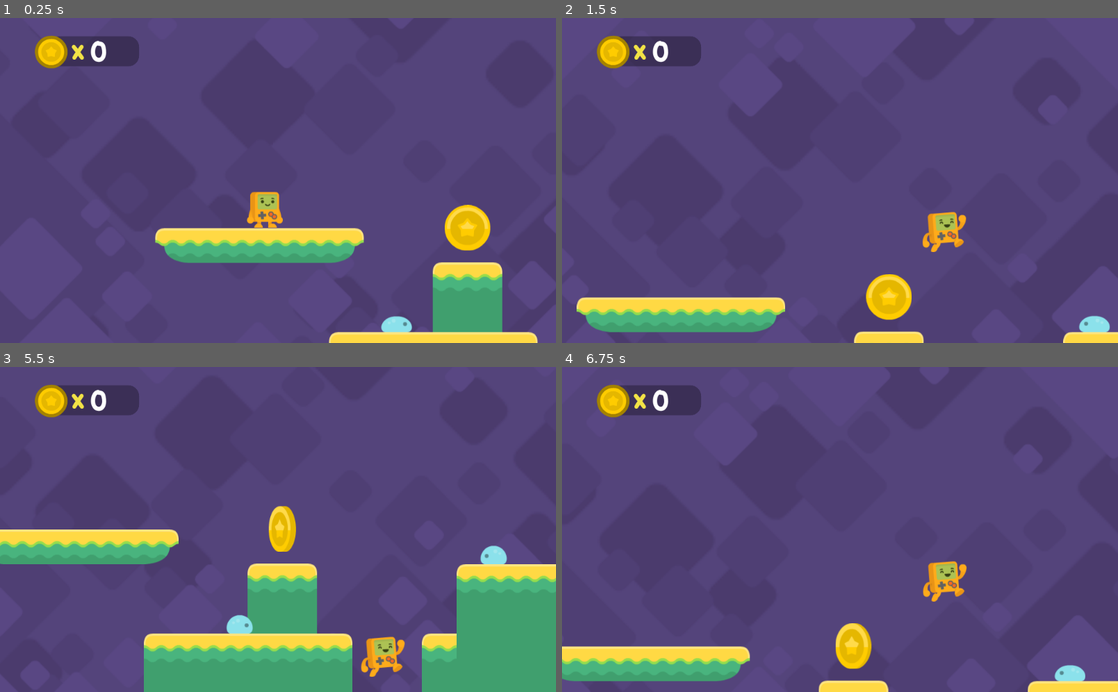
Above: before the commit, frames 1-4 (two rows, left to right).
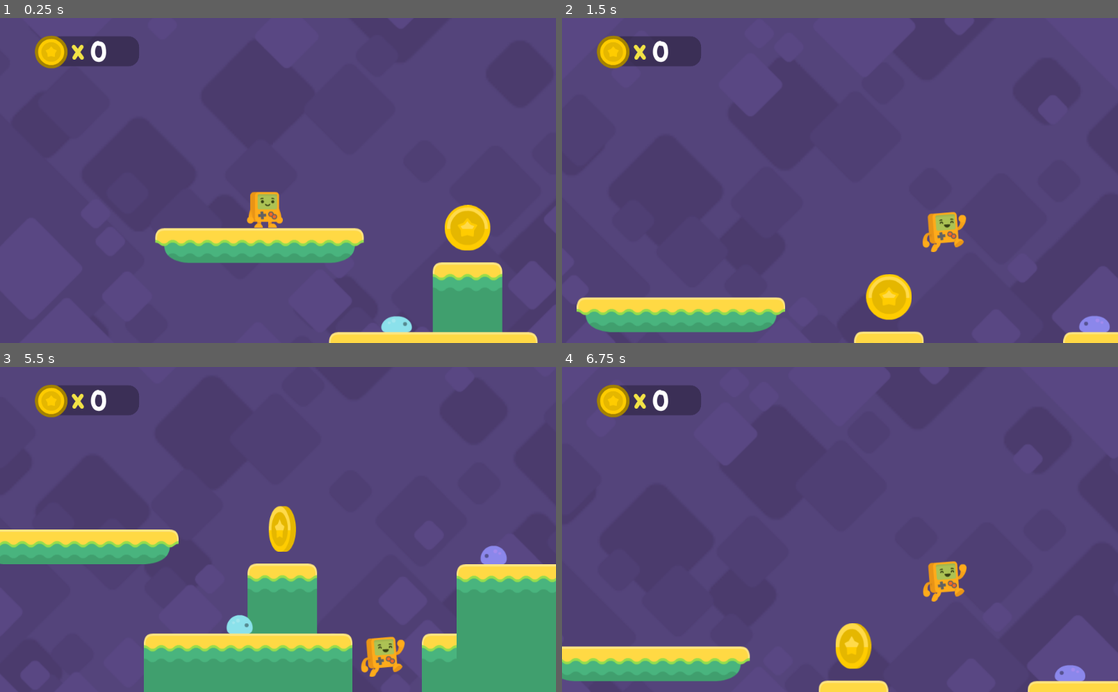
Above: after the commit, the same moments.

Repository: racampita/Platformer-Game-Tutorial
Game: Godot game, scene res://Level1.tscn
Same seed, same stepped clock (60 frames per second), same inputs: the game is played once before the commit and once after it. The project has no main scene, so this scene is started directly.
Inputs:
- Up to frame 1 (0.25 s): no input
- Up to frame 2 (1.5 s): hold D (right) from 0.53 s (still down); tap Space (jump) at 0.77 s
- Up to frame 3 (5.5 s): tap Space (jump) at 1.52, 3.02, 3.77, 4.52 s; release D (right) at 2.03 s; hold A (left) 2.03-4.28 s; hold D (right) from 4.28 s (still down)
- Up to frame 4 (6.75 s): keep holding D (right); tap Space (jump) at 6.02 s

The runs differ from the first frame. In frame 2, 0.2% of the frame differs, in the area x 93-99%, y 91-97%; in frame 3, 0.2%; in frame 4, 0.2%.

Commit message:
Platformer Tutorial Pt11
+ enemy can damage the player

Diff:
--- a/Level1.tscn
+++ b/Level1.tscn
@@ -78,6 +78,115 @@
 [node name="coin6" parent="coins" instance=ExtResource( 6 )]
 position = Vector2( 384, 192 )
 
+[node name="ParallaxBackground" type="ParallaxBackground" parent="."]
+
+[node name="Purple Sky" type="ParallaxLayer" parent="ParallaxBackground"]
+motion_mirroring = Vector2( 1280, 960 )
+
+[node name="Sprite" type="Sprite" parent="ParallaxBackground/Purple Sky"]
+scale = Vector2( 2, 2 )
+texture = ExtResource( 4 )
+centered = false
+
+[node name="back Blocks" type="ParallaxLayer" parent="ParallaxBackground"]
+modulate = Color( 0.843137, 0.831373, 0.831373, 1 )
+position = Vector2( 0, -1000 )
+motion_scale = Vector2( 0.25, 0.25 )
+motion_mirroring = Vector2( 2560, 1920 )
+
+[node name="Sprite" type="Sprite" parent="ParallaxBackground/back Blocks"]
+scale = Vector2( 4, 4 )
+texture = ExtResource( 5 )
+centered = false
+
+[node name="middle Blocks" type="ParallaxLayer" parent="ParallaxBackground"]
+modulate = Color( 0.882353, 0.882353, 0.882353, 1 )
+position = Vector2( 0, -500 )
+motion_scale = Vector2( 0.4, 0.4 )
+motion_mirroring = Vector2( 1600, 1200 )
+
+[node name="Sprite" type="Sprite" parent="ParallaxBackground/middle Blocks"]
+position = Vector2( 0, -12 )
+scale = Vector2( 2.5, 2.5 )
+texture = ExtResource( 5 )
+centered = false
+
+[node name="nearby Blocks" type="ParallaxLayer" parent="ParallaxBackground"]
+motion_scale = Vector2( 0.7, 0.7 )
+motion_mirroring = Vector2( 1120, 840 )
+
+[node name="Sprite" type="Sprite" parent="ParallaxBackground/nearby Blocks"]
+scale = Vector2( 1.75, 1.75 )
+texture = ExtResource( 5 )
+centered = false
+
+[node name="fallzone" type="Area2D" parent="."]
+position = Vector2( 4240.68, 837.846 )
+collision_layer = 4
+__meta__ = {
+"_edit_group_": true
+}
+
+[node name="CollisionShape2D" type="CollisionShape2D" parent="fallzone"]
+shape = SubResource( 2 )
+
+[node name="HUD" type="CanvasLayer" parent="."]
+script = ExtResource( 9 )
+
+[node name="Panel" type="Panel" parent="HUD"]
+margin_left = 89.0
+margin_top = 34.3929
+margin_right = 256.0
+margin_bottom = 89.3929
+custom_styles/panel = SubResource( 3 )
+__meta__ = {
+"_edit_use_anchors_": false
+}
+
+[node name="TextureRect" type="TextureRect" parent="HUD"]
+margin_left = 64.0
+margin_top = 32.0
+margin_right = 125.0
+margin_bottom = 93.0
+texture = ExtResource( 7 )
+__meta__ = {
+"_edit_use_anchors_": false
+}
+
+[node name="x" type="Label" parent="HUD"]
+margin_left = 131.522
+margin_top = 29.6985
+margin_right = 171.522
+margin_bottom = 92.6985
+custom_fonts/font = SubResource( 4 )
+custom_colors/font_color = Color( 0.94902, 0.890196, 0.27451, 1 )
+text = "x"
+__meta__ = {
+"_edit_use_anchors_": false
+}
+
+[node name="Coins" type="Label" parent="HUD"]
+margin_left = 165.463
+margin_top = 32.5269
+margin_right = 233.463
+margin_bottom = 96.5269
+custom_fonts/font = SubResource( 5 )
+text = "##"
+valign = 1
+__meta__ = {
+"_edit_use_anchors_": false
+}
+
+[node name="enemies" type="Node2D" parent="."]
+
+[node name="enemy" parent="enemies" instance=ExtResource( 10 )]
+position = Vector2( 837.345, 237.778 )
+
+[node name="enemy2" parent="enemies" instance=ExtResource( 10 )]
+position = Vector2( 241.149, 366.435 )
+direction = 1
+detects_cliffs = false
+
 [node name="Steve" parent="." instance=ExtResource( 2 )]
 position = Vector2( 10.8987, 71.2296 )
 
@@ -90,115 +199,6 @@
 drag_margin_h_enabled = true
 smoothing_enabled = true
 editor_draw_limits = true
-
-[node name="ParallaxBackground" type="ParallaxBackground" parent="."]
-
-[node name="Purple Sky" type="ParallaxLayer" parent="ParallaxBackground"]
-motion_mirroring = Vector2( 1280, 960 )
-
-[node name="Sprite" type="Sprite" parent="ParallaxBackground/Purple Sky"]
-scale = Vector2( 2, 2 )
-texture = ExtResource( 4 )
-centered = false
-
-[node name="back Blocks" type="ParallaxLayer" parent="ParallaxBackground"]
-modulate = Color( 0.843137, 0.831373, 0.831373, 1 )
-position = Vector2( 0, -1000 )
-motion_scale = Vector2( 0.25, 0.25 )
-motion_mirroring = Vector2( 2560, 1920 )
-
-[node name="Sprite" type="Sprite" parent="ParallaxBackground/back Blocks"]
-scale = Vector2( 4, 4 )
-texture = ExtResource( 5 )
-centered = false
-
-[node name="middle Blocks" type="ParallaxLayer" parent="ParallaxBackground"]
-modulate = Color( 0.882353, 0.882353, 0.882353, 1 )
-position = Vector2( 0, -500 )
-motion_scale = Vector2( 0.4, 0.4 )
-motion_mirroring = Vector2( 1600, 1200 )
-
-[node name="Sprite" type="Sprite" parent="ParallaxBackground/middle Blocks"]
-position = Vector2( 0, -12 )
-scale = Vector2( 2.5, 2.5 )
-texture = ExtResource( 5 )
-centered = false
-
-[node name="nearby Blocks" type="ParallaxLayer" parent="ParallaxBackground"]
-motion_scale = Vector2( 0.7, 0.7 )
-motion_mirroring = Vector2( 1120, 840 )
-
-[node name="Sprite" type="Sprite" parent="ParallaxBackground/nearby Blocks"]
-scale = Vector2( 1.75, 1.75 )
-texture = ExtResource( 5 )
-centered = false
-
-[node name="fallzone" type="Area2D" parent="."]
-position = Vector2( 4240.68, 837.846 )
-collision_layer = 4
-__meta__ = {
-"_edit_group_": true
-}
-
-[node name="CollisionShape2D" type="CollisionShape2D" parent="fallzone"]
-shape = SubResource( 2 )
-
-[node name="HUD" type="CanvasLayer" parent="."]
-script = ExtResource( 9 )
-
-[node name="Panel" type="Panel" parent="HUD"]
-margin_left = 89.0
-margin_top = 34.3929
-margin_right = 256.0
-margin_bottom = 89.3929
-custom_styles/panel = SubResource( 3 )
-__meta__ = {
-"_edit_use_anchors_": false
-}
-
-[node name="TextureRect" type="TextureRect" parent="HUD"]
-margin_left = 64.0
-margin_top = 32.0
-margin_right = 125.0
-margin_bottom = 93.0
-texture = ExtResource( 7 )
-__meta__ = {
-"_edit_use_anchors_": false
-}
-
-[node name="x" type="Label" parent="HUD"]
-margin_left = 131.522
-margin_top = 29.6985
-margin_right = 171.522
-margin_bottom = 92.6985
-custom_fonts/font = SubResource( 4 )
-custom_colors/font_color = Color( 0.94902, 0.890196, 0.27451, 1 )
-text = "x"
-__meta__ = {
-"_edit_use_anchors_": false
-}
-
-[node name="Coins" type="Label" parent="HUD"]
-margin_left = 165.463
-margin_top = 32.5269
-margin_right = 233.463
-margin_bottom = 96.5269
-custom_fonts/font = SubResource( 5 )
-text = "##"
-valign = 1
-__meta__ = {
-"_edit_use_anchors_": false
-}
-
-[node name="enemies" type="Node2D" parent="."]
-
-[node name="enemy" parent="enemies" instance=ExtResource( 10 )]
-position = Vector2( 837.345, 237.778 )
-
-[node name="enemy2" parent="enemies" instance=ExtResource( 10 )]
-position = Vector2( 241.149, 366.435 )
-direction = 1
-detects_cliffs = false
 [connection signal="coin_collected" from="coins/coin" to="HUD" method="_on_coin_collected"]
 [connection signal="coin_collected" from="coins/coin2" to="HUD" method="_on_coin_collected"]
 [connection signal="coin_collected" from="coins/coin3" to="HUD" method="_on_coin_collected"]
--- a/Steve.gd
+++ b/Steve.gd
@@ -33,3 +33,20 @@
 
 func _on_fallzone_body_entered(body: Node) -> void:
 	get_tree().change_scene("res://Level1.tscn")
+
+func bounce():
+	velocity.y = JUMPFORCE * 0.9
+
+func ouch(var posx):
+	set_modulate(Color(1,0.3,0.3,0.3))
+	velocity.y = JUMPFORCE * 0.7
+	if position.x < posx:
+		velocity.x = -800
+	elif position.x > posx:
+		velocity.x = 800
+	Input.action_release("left")
+	Input.action_release("right")
+	$Timer.start()
+
+func _on_Timer_timeout() -> void:
+	get_tree().change_scene("res://Level1.tscn")
--- a/Steve.tscn
+++ b/Steve.tscn
@@ -22,3 +22,8 @@
 [node name="CollisionShape2D" type="CollisionShape2D" parent="."]
 position = Vector2( 0, 14.55 )
 shape = SubResource( 1 )
+
+[node name="Timer" type="Timer" parent="."]
+wait_time = 0.3
+one_shot = true
+[connection signal="timeout" from="Timer" to="." method="_on_Timer_timeout"]
--- a/enemy.gd
+++ b/enemy.gd
@@ -1,7 +1,8 @@
 extends KinematicBody2D
 
+var speed = 50
 var velocity = Vector2()
-#direction : 1 -> right, -1 -> left
+#	direction : 1 -> right, -1 -> left
 export var direction = -1
 export var detects_cliffs = true
 
@@ -10,6 +11,8 @@
 		$AnimatedSprite.flip_h = true
 		$floor_checker.position.x = $CollisionShape2D.shape.get_extents().x * direction
 	$floor_checker.enabled = detects_cliffs
+	if detects_cliffs:
+		set_modulate(Color(1,.6,1))
 
 func _physics_process(delta: float) -> void:
 	if is_on_wall() or not $floor_checker.is_colliding() and detects_cliffs and is_on_floor():
@@ -18,6 +21,26 @@
 		$floor_checker.position.x = $CollisionShape2D.shape.get_extents().x * direction
 
 	velocity.y += 20
-	velocity.x = 50 * direction
+	velocity.x = speed * direction
 
 	velocity = move_and_slide(velocity,Vector2.UP)
+
+
+func _on_top_checker_body_entered(body: Node) -> void:
+	$AnimatedSprite.play("squashed")
+	speed = 0
+	set_collision_layer_bit(4,false)
+	set_collision_mask_bit(0,false)
+	$top_checker.set_collision_layer_bit(4,false)
+	$top_checker.set_collision_mask_bit(0,false)
+	$sides_checker.set_collision_layer_bit(4,false)
+	$sides_checker.set_collision_mask_bit(0,false)
+	$Timer.start()
+	body.bounce()
+
+func _on_sides_checker_body_entered(body: Node) -> void:
+	body.ouch(position.x)
+
+
+func _on_Timer_timeout() -> void:
+	queue_free()
--- a/enemy.tscn
+++ b/enemy.tscn
@@ -21,6 +21,12 @@
 [sub_resource type="RectangleShape2D" id=2]
 extents = Vector2( 20, 13 )
 
+[sub_resource type="RectangleShape2D" id=3]
+extents = Vector2( 18.7189, 0.82721 )
+
+[sub_resource type="RectangleShape2D" id=4]
+extents = Vector2( 23.7756, 8.77135 )
+
 [node name="enemy" type="KinematicBody2D"]
 collision_layer = 16
 collision_mask = 35
@@ -32,10 +38,31 @@
 playing = true
 
 [node name="CollisionShape2D" type="CollisionShape2D" parent="."]
-position = Vector2( 0.384029, 4.02042 )
+position = Vector2( 0, 4.126 )
 shape = SubResource( 2 )
 
 [node name="floor_checker" type="RayCast2D" parent="."]
 enabled = true
 cast_to = Vector2( 0, 20 )
 collision_mask = 2
+
+[node name="top_checker" type="Area2D" parent="."]
+collision_layer = 16
+collision_mask = 33
+
+[node name="CollisionShape2D" type="CollisionShape2D" parent="top_checker"]
+position = Vector2( 0, -10.0043 )
+shape = SubResource( 3 )
+
+[node name="sides_checker" type="Area2D" parent="."]
+collision_layer = 0
+collision_mask = 33
+
+[node name="CollisionShape2D" type="CollisionShape2D" parent="sides_checker"]
+position = Vector2( 7.62939e-06, 4.8695 )
+shape = SubResource( 4 )
+
+[node name="Timer" type="Timer" parent="."]
+[connection signal="body_entered" from="top_checker" to="." method="_on_top_checker_body_entered"]
+[connection signal="body_entered" from="sides_checker" to="." method="_on_sides_checker_body_entered"]
+[connection signal="timeout" from="Timer" to="." method="_on_Timer_timeout"]
Not shown: 1 places in enemy.tscn that only renumber resources
